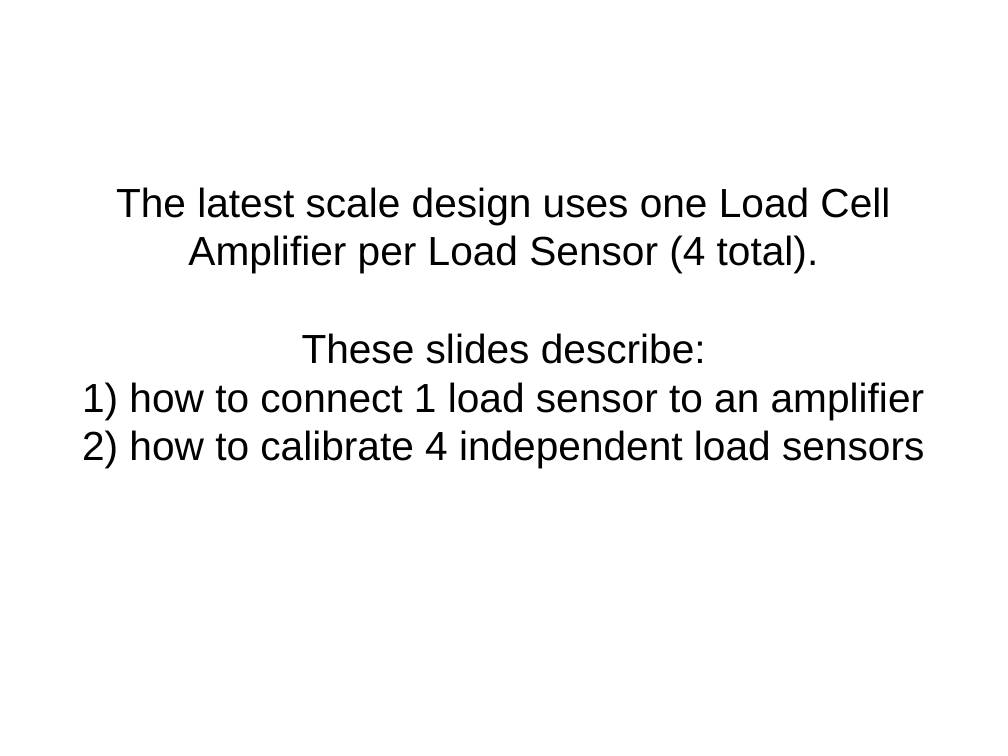
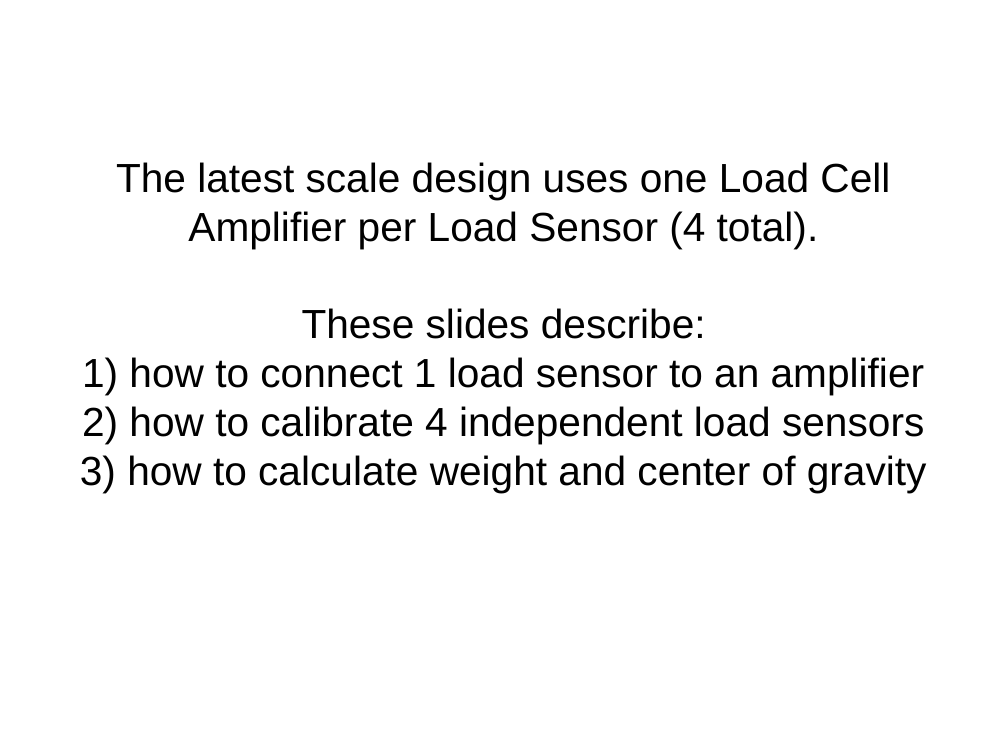
Before and after one commit to bneedhamia/CurieBLEWeightMonitor, a slide deck: slide 1 of ProjectMath.odp. Drawn at 1008x756 pixels with LibreOffice and Linux fonts; fonts in the diff are those of the drawing. Boxes give left, top, right and bottom in pixels: in the first picture for what was removed or moved away, otherwise in the second. Text is boxed around its words. In the diff, an @@ line names an element or a change of style, - is before the commit and + after.

Commit message:
redid the math to find center of gravity; marked the center of gravity of the top plywood circle

```diff
--- a/ProjectMath.odp
+++ b/ProjectMath.odp
@@ subtitle at [80,455,927,493]: paragraph added @@
+3) how to calculate weight and center of gravity
```
Also in this commit, not shown: 6 other slides changed, 6 slides added, 1 slide removed, 2 other files.
